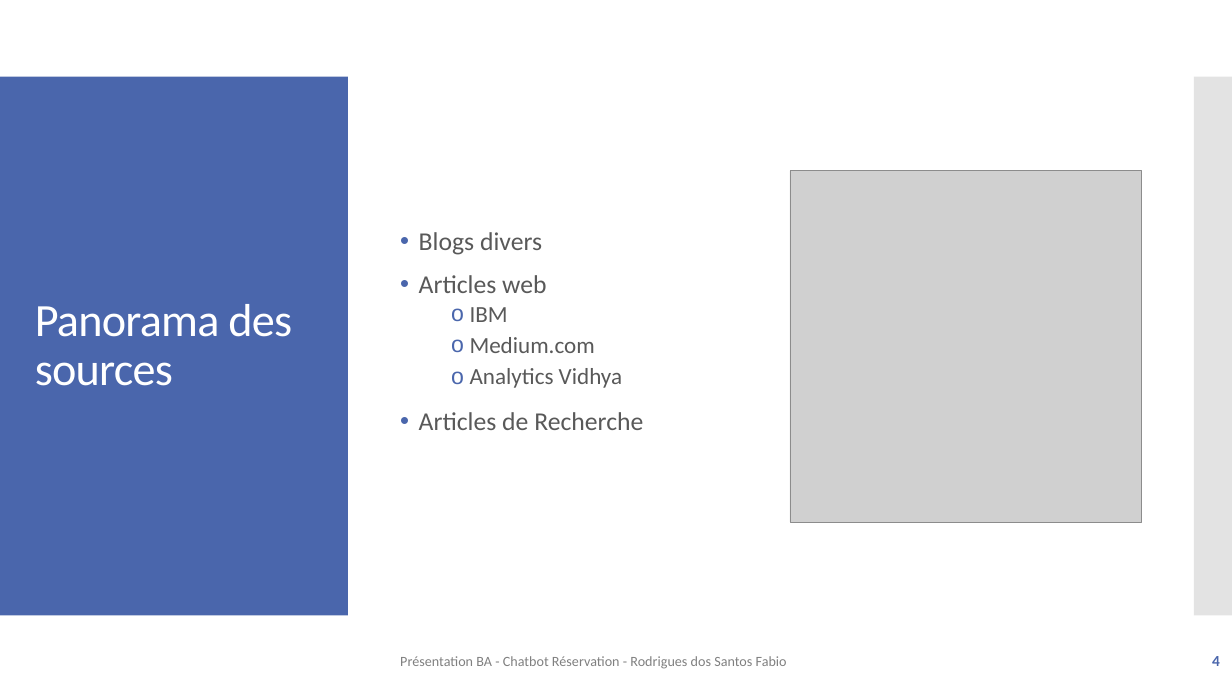
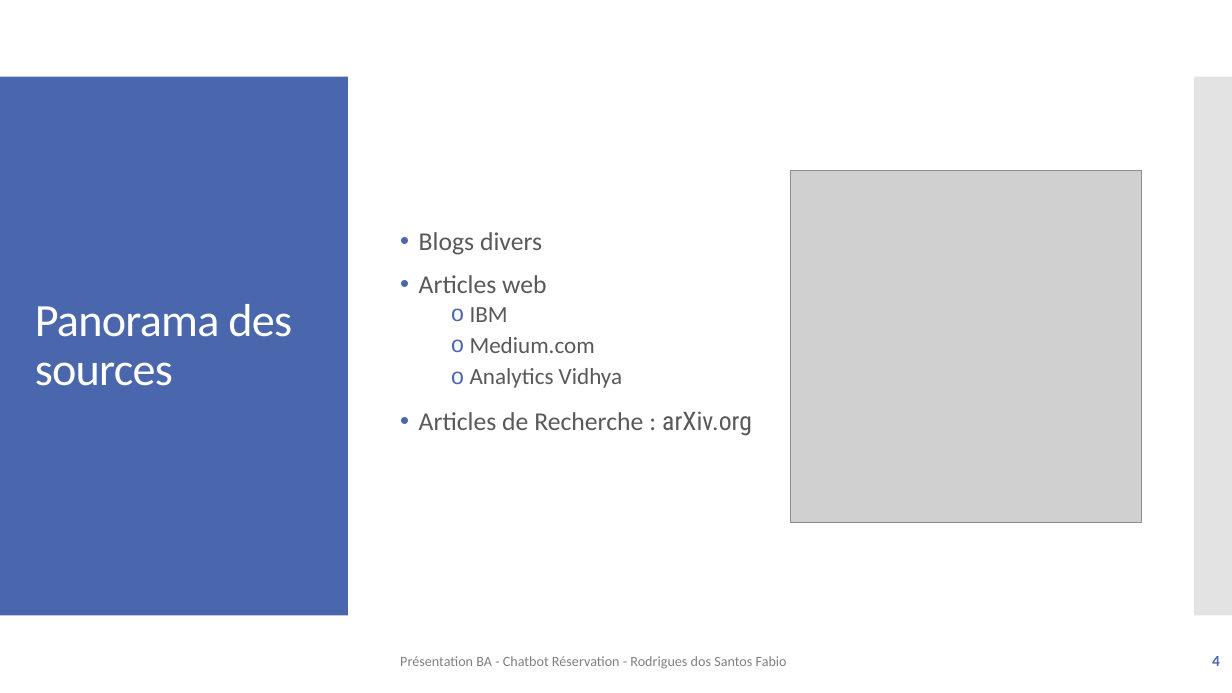
Before and after one commit to f-rdrgs/projet-bachelor, a slide deck: slide 4 of documentation/travail_bachelor/ISC_LOG_presentation_diplome_RodriguesDosSantosFabio_EggenbergNiklaus_2024.pptx. Drawn at 1232x693 pixels with LibreOffice and Linux fonts; fonts in the diff are those of the drawing; grey boxes stand for pictures. Boxes give left, top, right and bottom in pixels: in the first picture for what was removed or moved away, otherwise in the second. Text is boxed around its words. In the diff, an @@ line names an element or a change of style, - is before the commit and + after.

```diff
--- a/documentation/travail_bachelor/ISC_LOG_presentation_diplome_RodriguesDosSantosFabio_EggenbergNiklaus_2024.pptx
+++ b/documentation/travail_bachelor/ISC_LOG_presentation_diplome_RodriguesDosSantosFabio_EggenbergNiklaus_2024.pptx
@@ text at box(419, 411, 752, 436): text changed @@
-• Articles de Recherche
+• Articles de Recherche : arXiv.org
```
Also in this commit, not shown: 1 other slide changed, 3 slides added.
